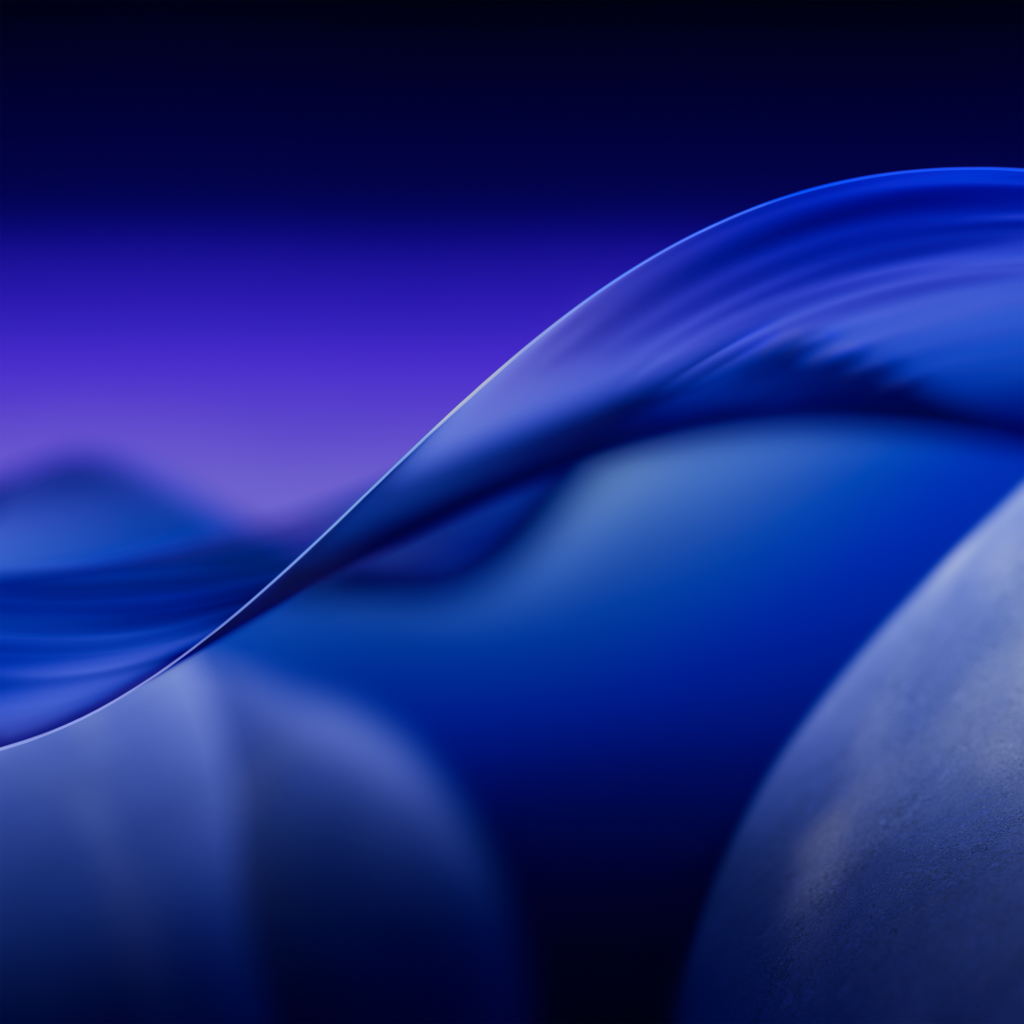
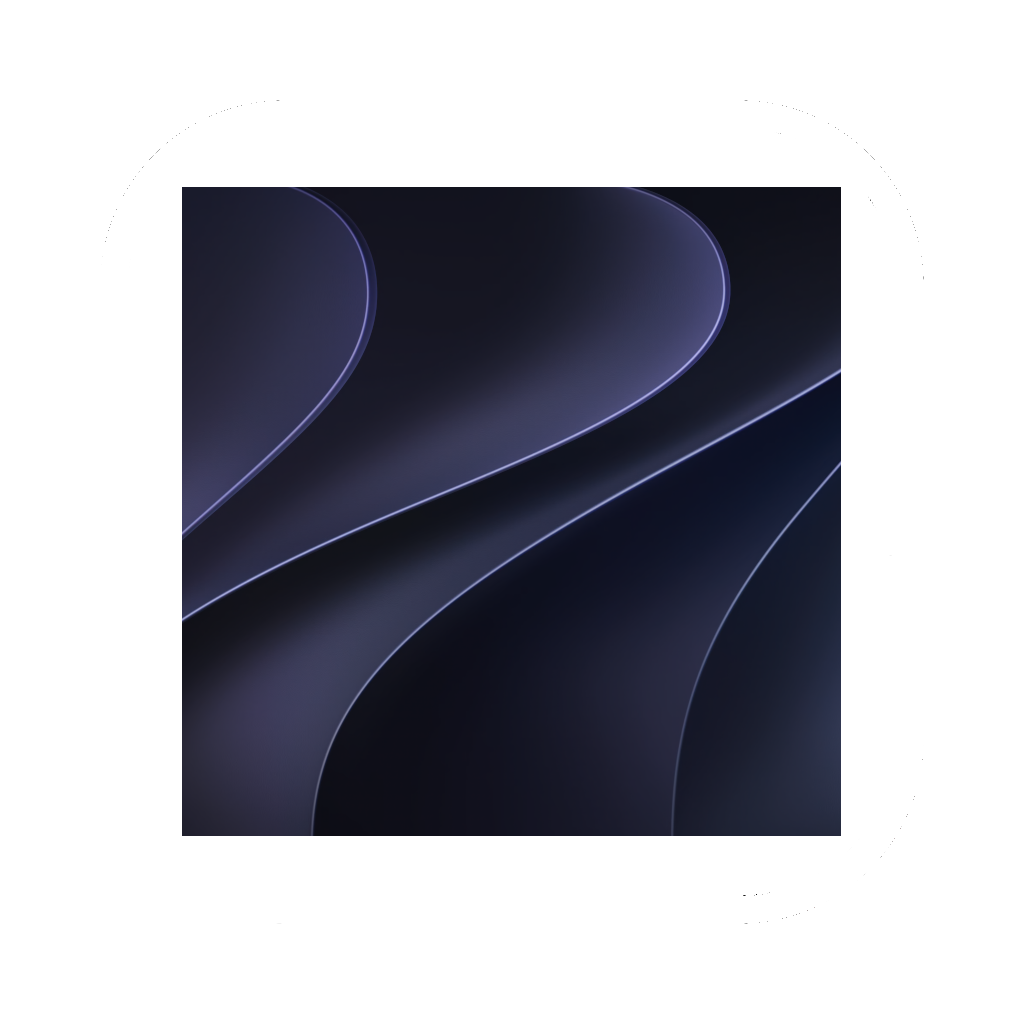
Layer changes from the first 1024 × 1024 image to the second:
renamed "26-Tahoe-Dark-6K-thumb.jpeg copia" to "27-Golden-Gate-Dark.png copia", painted on it over [left=0, top=0, right=1024, bottom=1024]
painted on "Livello incollato copia" over [left=100, top=128, right=924, bottom=908]
